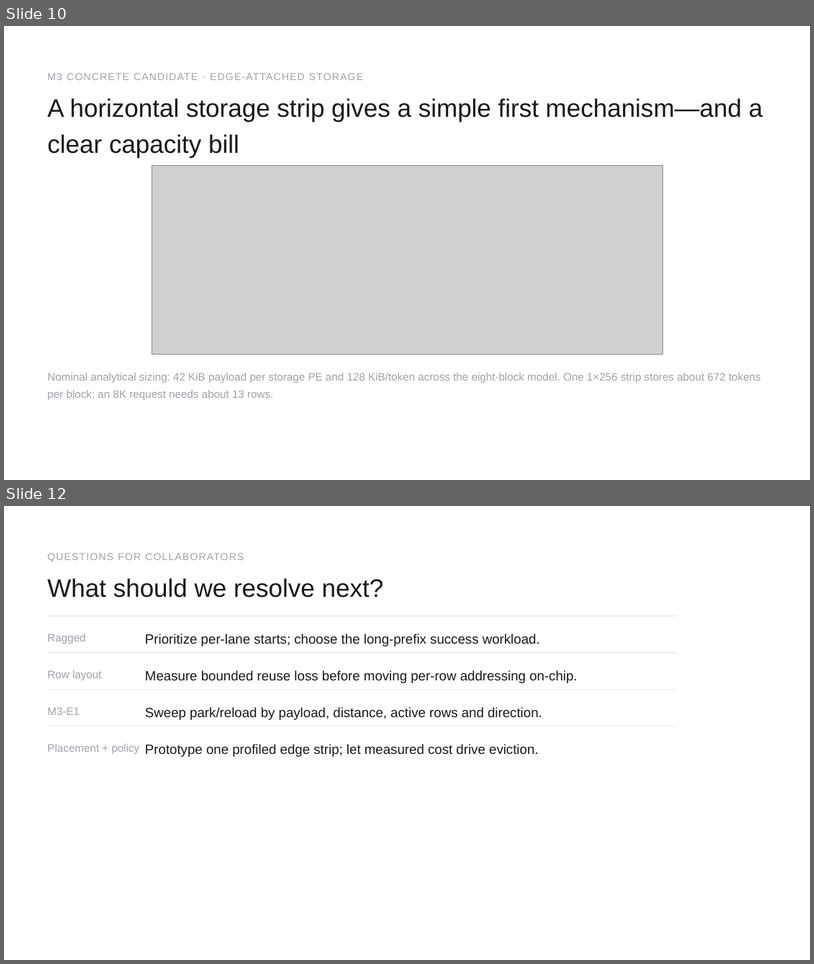
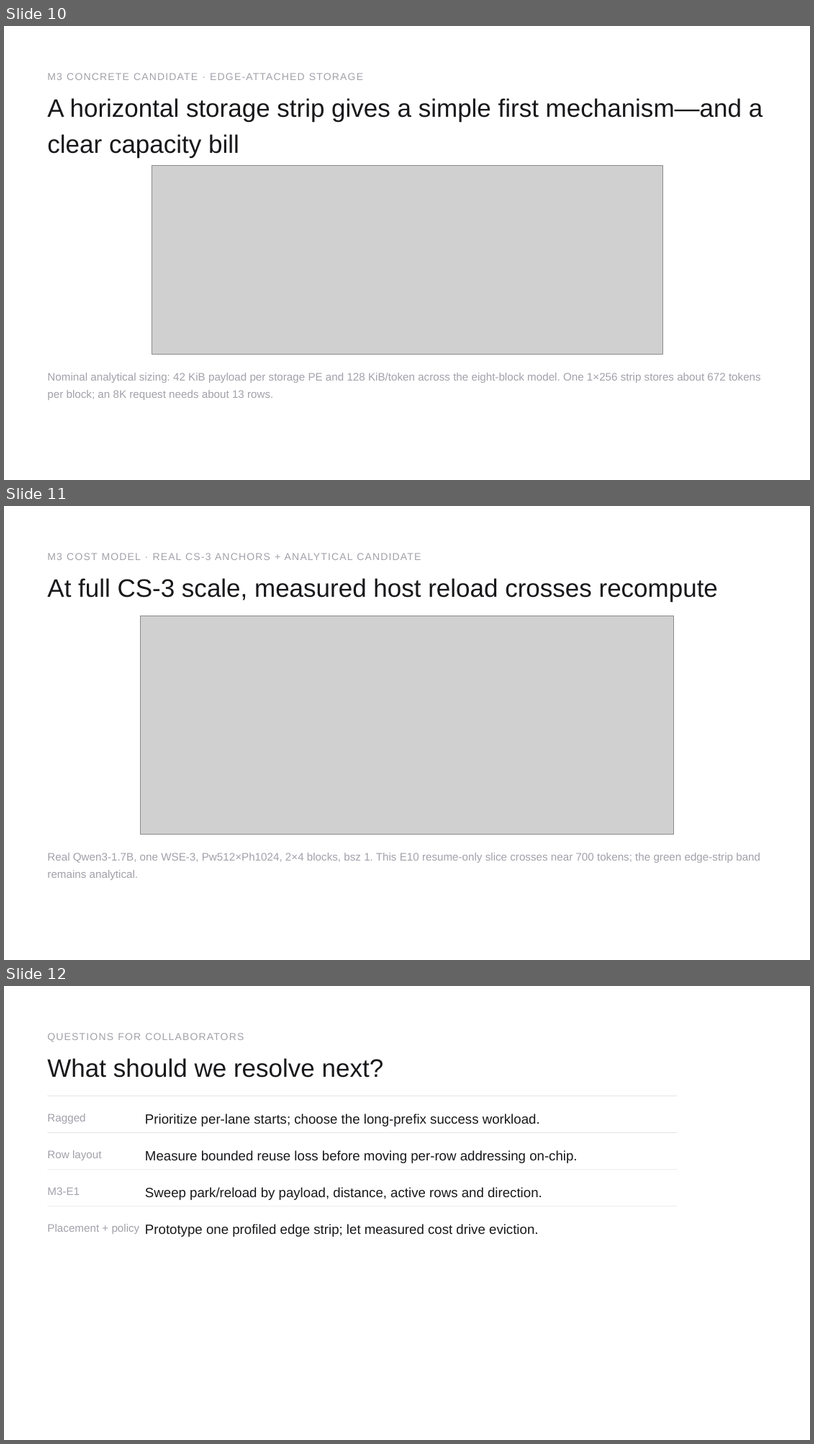
Before and after one commit to happyandslow/agent-memory, a slide deck: projects/WaferEngine-staging/meetings/2026-08-11.pptx. Shown one above the other, each under a label of ours: slides 10 and 12 before the commit, slides 10, 11 and 12 after it; the slides between them are not shown. The pictures are 814x964 and 814x1444 pixels, drawn with LibreOffice and Linux fonts; fonts in the diff are those of the drawing; grey boxes stand for pictures. Boxes give left, top, right and bottom in pixels: in the first picture for what was removed or moved away, otherwise in the second. Text is boxed around its words. In the diff, an @@ line names an element or a change of style, - is before the commit and + after.

```diff
--- a/projects/WaferEngine-staging/meetings/2026-08-11.pptx
+++ b/projects/WaferEngine-staging/meetings/2026-08-11.pptx
@@ slide 11 added at (4, 506, 810, 960), background #FFFFFF @@
@@ text added at (47, 553, 421, 560), 18 pt, text #A1A1AA @@
+M3 COST MODEL · REAL CS-3 ANCHORS + ANALYTICAL CANDIDATE
@@ text added at (47, 578, 718, 602), 45 pt, text #18181B @@
+At full CS-3 scale, measured host reload crosses recompute
@@ picture added at (140, 615, 674, 834) @@
@@ text added at (47, 852, 761, 880), 19.5 pt, text #A1A1AA @@
+Real Qwen3-1.7B, one WSE-3, Pw512×Ph1024, 2×4 blocks, bsz 1. This E10 resume-only slice crosses near 700 tokens; the green edge-strip band remains analytical.
```
Also in this commit, not shown: 1 slide removed, 13 other files.
